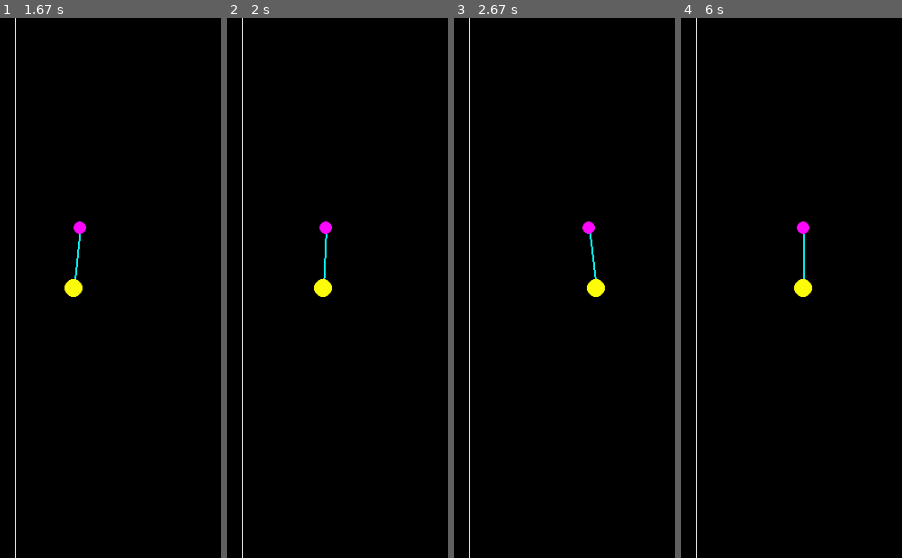
Above: before the commit, frames 1-4 (left to right).
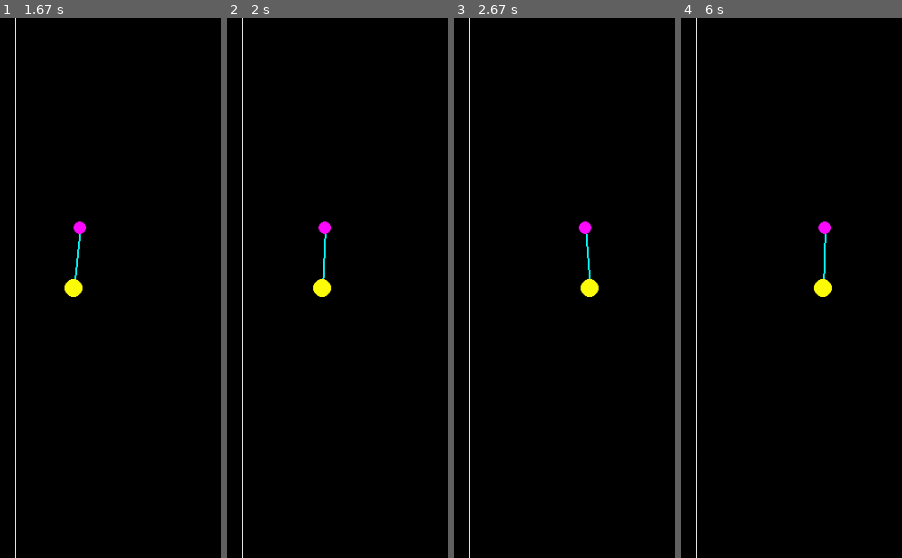
Above: after the commit, the same moments.

Repository: troncosoae/tareas-ctrl-intel
Game: pygame game, started from t2/main.py
Same seed, same stepped clock (60 frames per second), same inputs: the game is played once before the commit and once after it.
Inputs:
- Up to frame 1 (1.67 s): no input
- Up to frame 2 (2 s): no input
- Up to frame 3 (2.67 s): no input
- Up to frame 4 (6 s): no input

Frame 1 is identical in both runs. In frame 2, 0.2% of the frame differs, in the area x 38-48%, y 37-52%; in frame 3, 0.5%; in frame 4, 0.9%, in the area x 51-69%, y 37-52%.

Commit message:
ExpertPI keeps it up and oscilates at a lower amplitude

Diff:
--- a/t2/AutomaticControllers.py
+++ b/t2/AutomaticControllers.py
@@ -46,6 +46,10 @@
                 u += 2.5
         elif e > 0:
             u = 0
+            if de > 1:
+                u -= 2.5
+            if de < -1:
+                u += 2.5
 
         if e < -0.15:
             u = 12.5
@@ -55,6 +59,10 @@
                 u += 2.5
         elif e < 0:
             u = 0
+            if de > 1:
+                u -= 2.5
+            if de < -1:
+                u += 2.5
 
         return u
 
